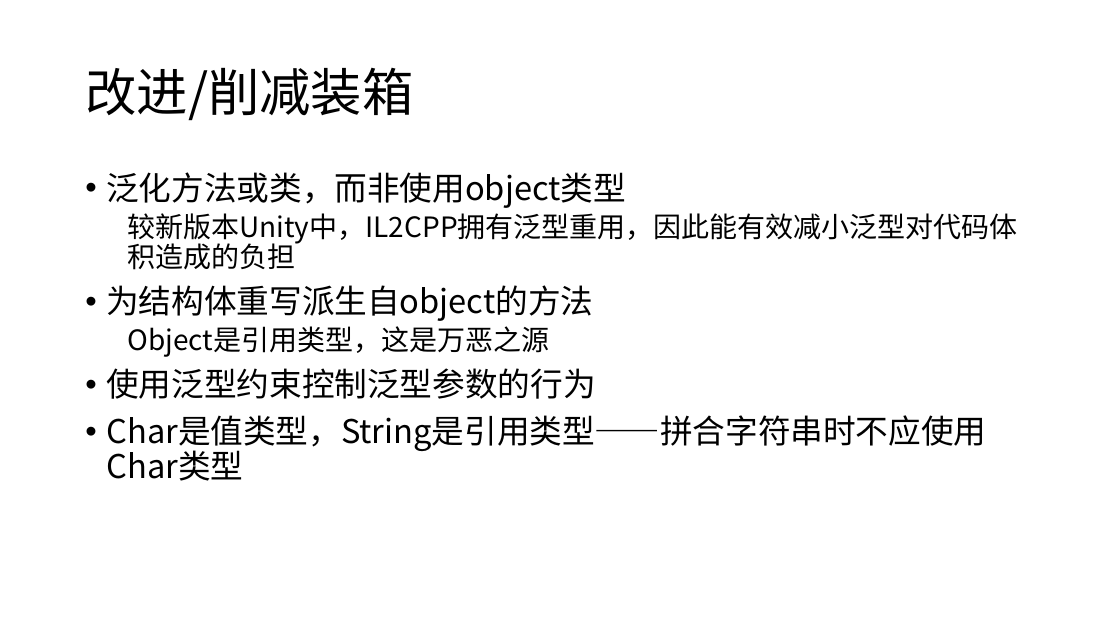
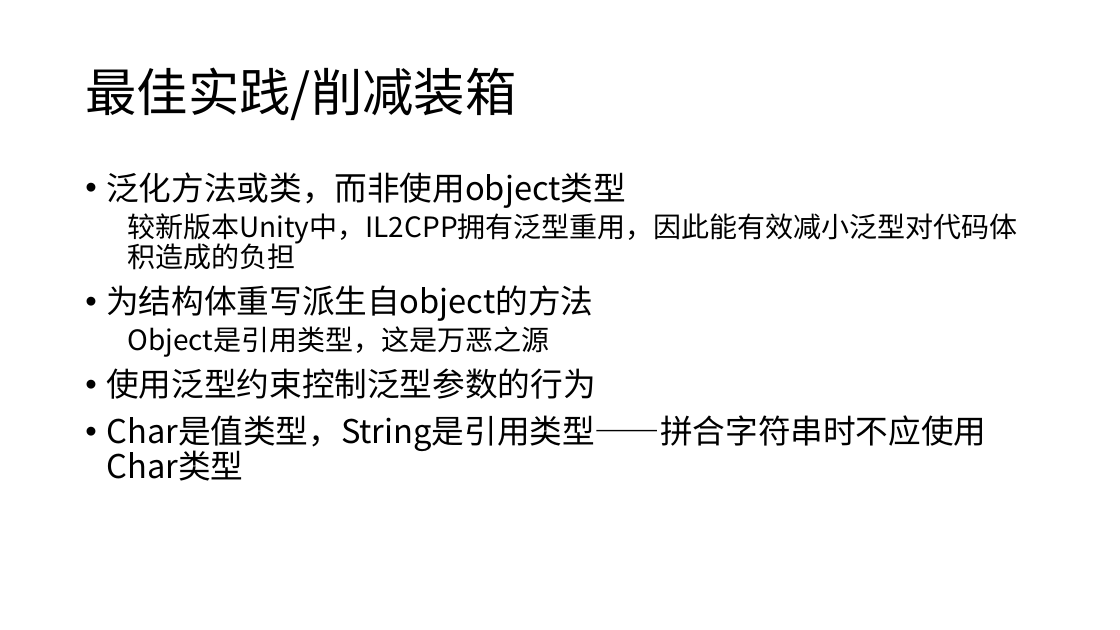
Before and after one commit to snakealpha/DotNetSession, a slide deck: slide 13 of pptx.pptx.pptx. Drawn at 1120x630 pixels with LibreOffice and Linux fonts; fonts in the diff are those of the drawing. Boxes give left, top, right and bottom in pixels: in the first picture for what was removed or moved away, otherwise in the second. Text is boxed around its words. In the diff, an @@ line names an element or a change of style, - is before the commit and + after.

```diff
--- a/pptx.pptx.pptx
+++ b/pptx.pptx.pptx
@@ title at [85, 67, 516, 121]: text changed @@
-改进/削减装箱
+最佳实践/削减装箱
```
Also in this commit, not shown: 5 other slides changed, 1 slide added.
